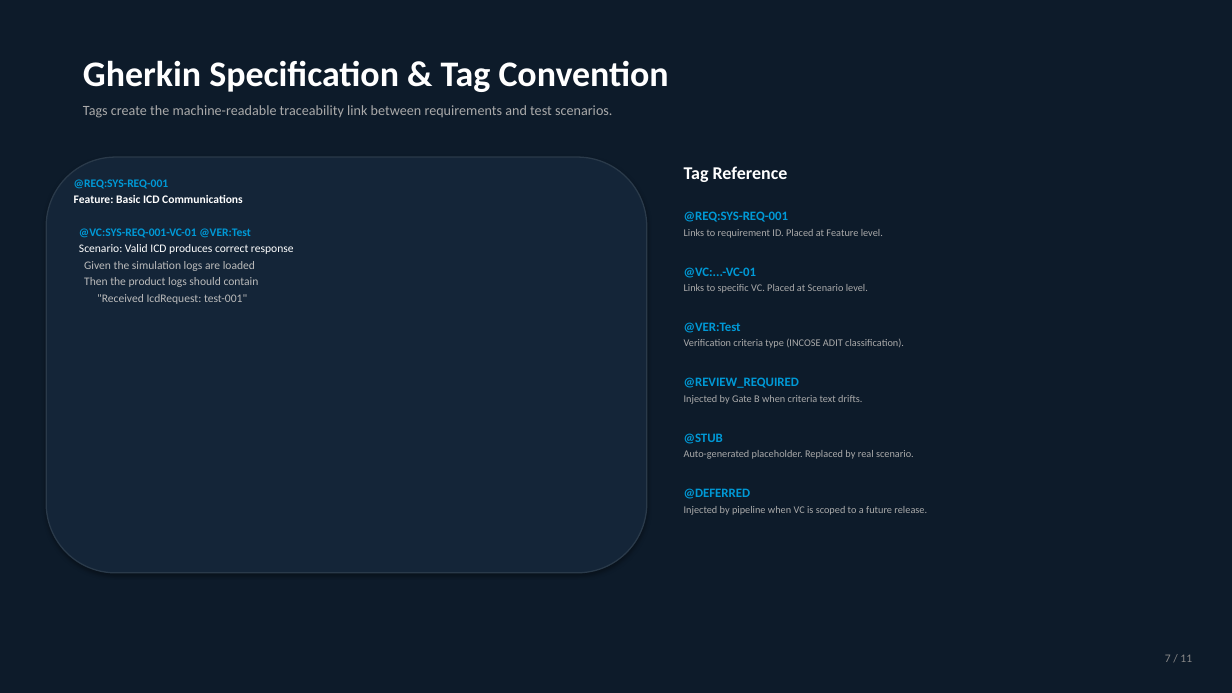
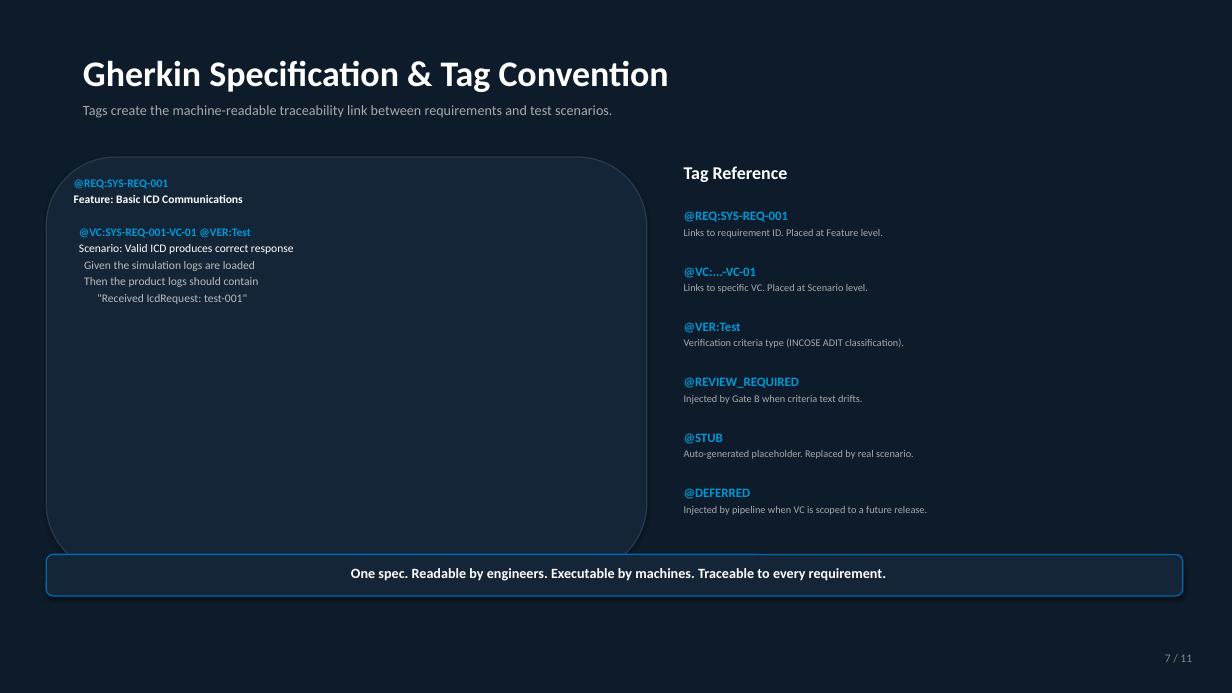
Before and after one commit to blake-perkins/product-pipeline, a slide deck: slide 7 of docs/presentations/MBSE_Pipeline_Executive_Brief.pptx. Drawn at 1232x693 pixels with LibreOffice and Linux fonts; fonts in the diff are those of the drawing. Boxes give left, top, right and bottom in pixels: in the first picture for what was removed or moved away, otherwise in the second. Text is boxed around its words. In the diff, an @@ line names an element or a change of style, - is before the commit and + after.

```diff
--- a/docs/presentations/MBSE_Pipeline_Executive_Brief.pptx
+++ b/docs/presentations/MBSE_Pipeline_Executive_Brief.pptx
@@ rounded rectangle added at <box>46,555,1183,596</box>, fill #142538, outline #0069B0 1 pt @@
@@ text added at <box>351,568,886,581</box>, 11 pt, text #FFFFFF, bold @@
+One spec. Readable by engineers. Executable by machines. Traceable to every requirement.
```
Also in this commit, not shown: 2 other slides changed, 1 other file.
